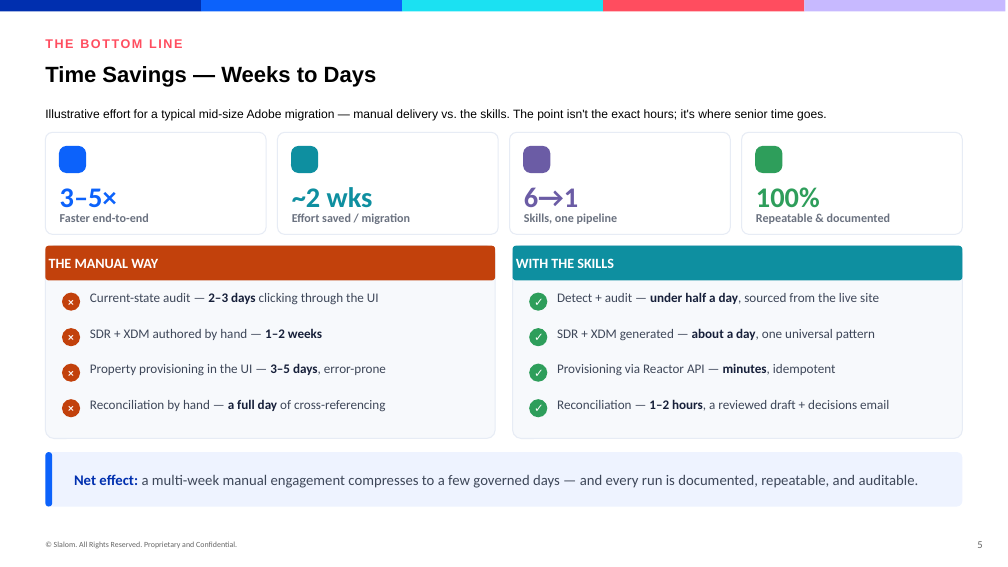
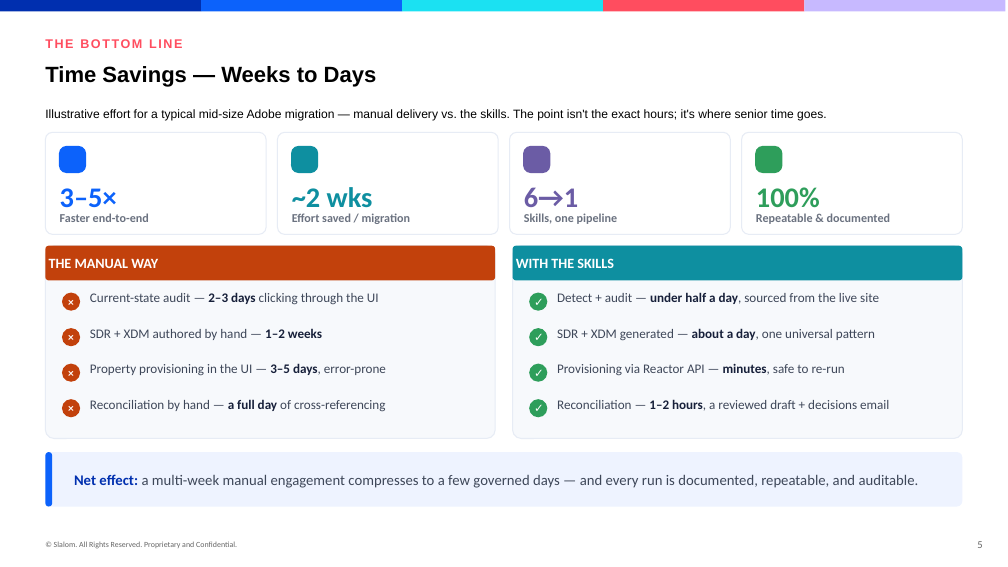
Before and after one commit to scotttavares/Adobe-Analytics-DTM, a slide deck: slide 5 of websdk-property/docs/adobe-data-collection-skills-suite.pptx. Drawn at 1008x567 pixels with LibreOffice and Linux fonts; fonts in the diff are those of the drawing; background and template pictures are left out. Boxes give left, top, right and bottom in pixels: in the first picture for what was removed or moved away, otherwise in the second. Text is boxed around its words. In the diff, an @@ line names an element or a change of style, - is before the commit and + after.

```diff
--- a/websdk-property/docs/adobe-data-collection-skills-suite.pptx
+++ b/websdk-property/docs/adobe-data-collection-skills-suite.pptx
@@ text at <box>557,364,845,375</box>: text changed @@
-Provisioning via Reactor API — minutes, idempotent
+Provisioning via Reactor API — minutes, safe to re-run
```
Also in this commit, not shown: 1 other slide changed.
